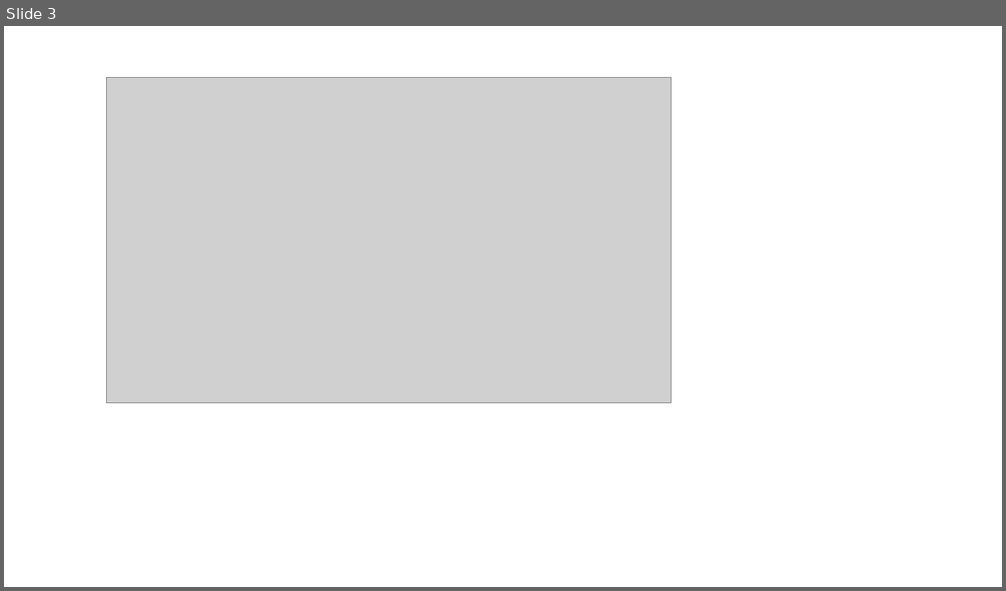
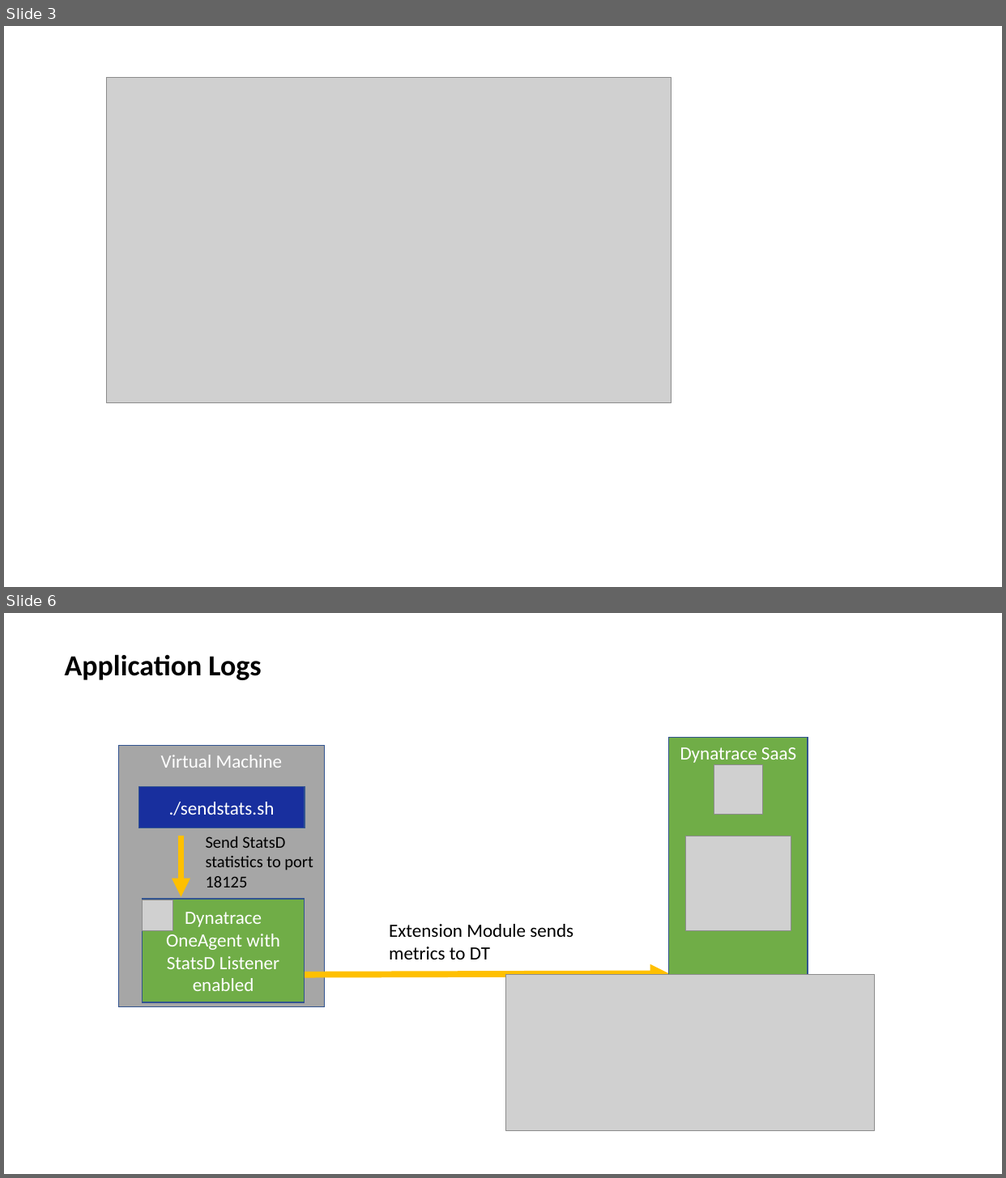
Before and after one commit to dt-demos/dt-metric-and-log-ingest, a slide deck: images/images.pptx. Shown one above the other, each under a label of ours: slide 3 before the commit, slides 3 and 6 after it; the slides between them are not shown. The pictures are 1006x591 and 1006x1178 pixels, drawn with LibreOffice and Linux fonts; fonts in the diff are those of the drawing; grey boxes stand for pictures. Boxes give left, top, right and bottom in pixels: in the first picture for what was removed or moved away, otherwise in the second. Text is boxed around its words. In the diff, an @@ line names an element or a change of style, - is before the commit and + after.

```diff
--- a/images/images.pptx
+++ b/images/images.pptx
@@ slide 6 added at [4, 613, 1002, 1174], background #FFFFFF @@
@@ text added at [65, 654, 261, 680], 28 pt, text #000000, bold @@
+Application Logs
@@ rectangle added at [118, 746, 325, 1007], fill #A6A6A6, outline #325491 1 pt, 18 pt, text #FFFFFF @@
+Virtual Machine
@@ rectangle added at [669, 737, 808, 1007], fill #70AD47, outline #325491 1 pt, 18 pt, text #FFFFFF @@
+Dynatrace SaaS
@@ picture added at [714, 765, 762, 814] @@
@@ rectangle added at [138, 786, 305, 828], fill #182F9E, outline #325491 1 pt, 18 pt, text #FFFFFF @@
+./sendstats.sh
@@ arrow added from (181, 836) to (181, 897), #FFC000 6 pt @@
@@ text added at [206, 836, 313, 888], 16 pt, text #000000 @@
+Send StatsD statistics to port 18125
@@ picture added at [686, 836, 791, 931] @@
@@ rectangle added at [142, 899, 305, 1003], fill #70AD47, outline #325491 1 pt, 18 pt, text #FFFFFF @@
+Dynatrace OneAgent with StatsD Listener enabled
@@ picture added at [142, 900, 172, 931] @@
@@ text added at [389, 924, 573, 960], 18 pt, text #000000 @@
+Extension Module sends metrics to DT
@@ arrow added from (305, 974) to (669, 973), #FFC000 6 pt @@
@@ picture added at [505, 974, 875, 1131] @@
```
Also in this commit, not shown: 5 other slides added, 15 other files.
